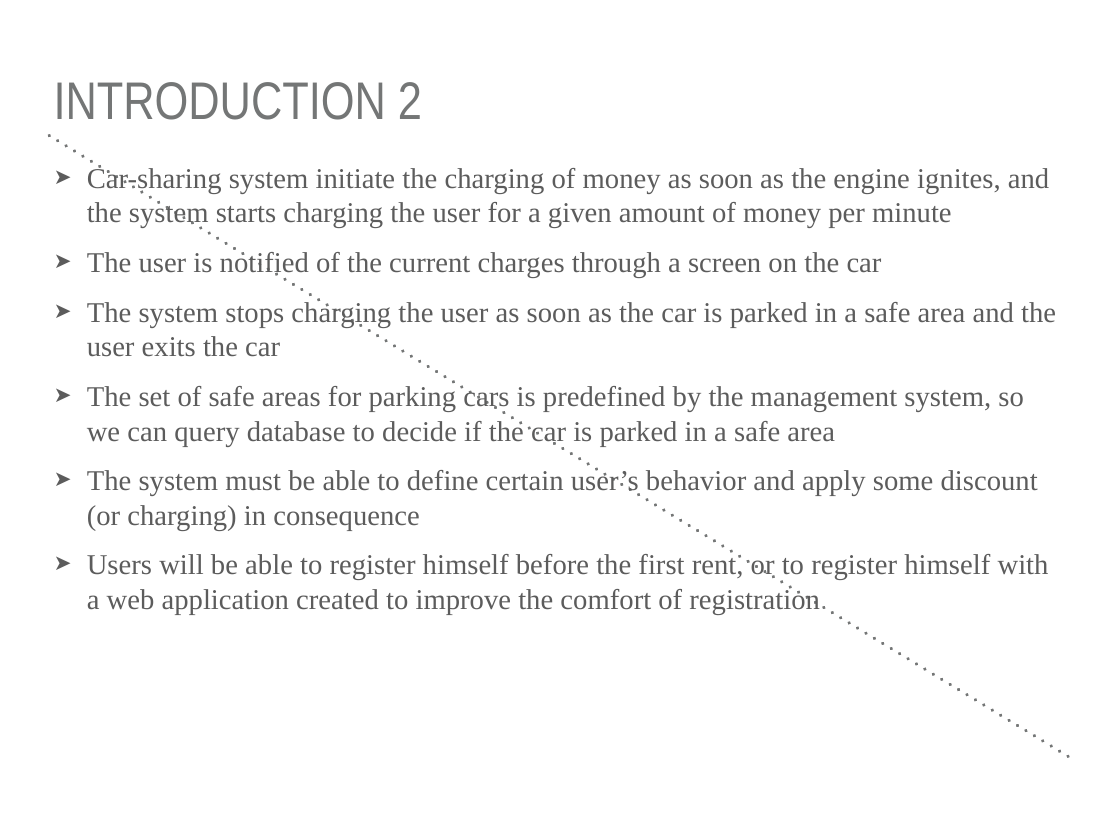
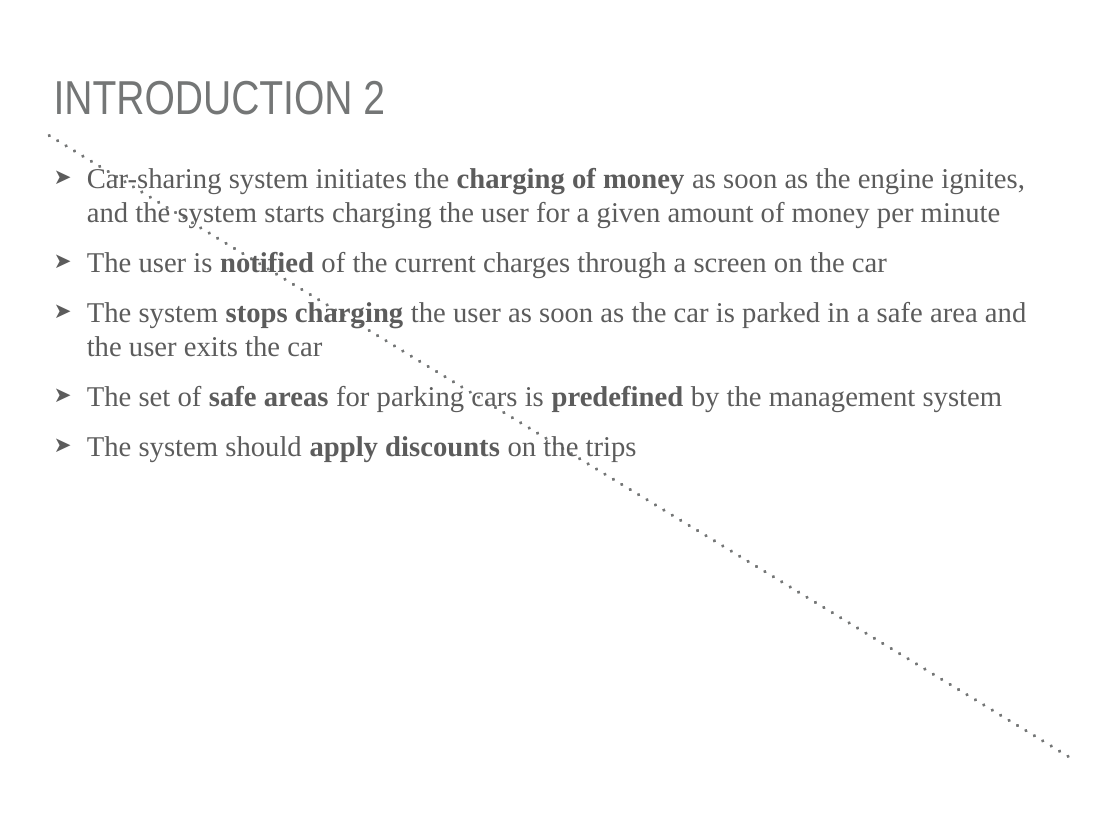
Before and after one commit to sim-ulia/ingSoft2016-2017, a slide deck: slide 3 of RASD/Presentiation/RASD presentation.pptx. Drawn at 1120x840 pixels with LibreOffice and Linux fonts; fonts in the diff are those of the drawing. Boxes give left, top, right and bottom in pixels: in the first picture for what was removed or moved away, otherwise in the second. Text is boxed around its words. In the diff, an @@ line names an element or a change of style, - is before the commit and + after.

```diff
--- a/RASD/Presentiation/RASD presentation.pptx
+++ b/RASD/Presentiation/RASD presentation.pptx
@@ title "INTRODUCTION 2" at box(54, 81, 385, 115): size 48.4 to 43.5 pt @@
@@ text at box(87, 166, 1025, 228): text changed @@
-➤ Car-sharing system initiate the charging of money as soon as the engine ignites, and the system starts charging the user for a given amount of money per minute
+➤ Car-sharing system initiates the charging of money as soon as the engine ignites, and the system starts charging the user for a given amount of money per minute
@@ text at box(87, 252, 1026, 357): bold on in "notified", "stops charging" @@
@@ text at box(87, 385, 1003, 462): text changed @@
-➤ The set of safe areas for parking cars is predefined by the management system, so we can query database to decide if the car is parked in a safe area
-➤ The system must be able to define certain user’s behavior and apply some discount (or charging) in consequence
-➤ Users will be able to register himself before the first rent, or to register himself with a web application created to improve the comfort of registration
+➤ The set of safe areas for parking cars is predefined by the management system
+➤ The system should apply discounts on the trips
```
Also in this commit, not shown: 17 other slides changed.
